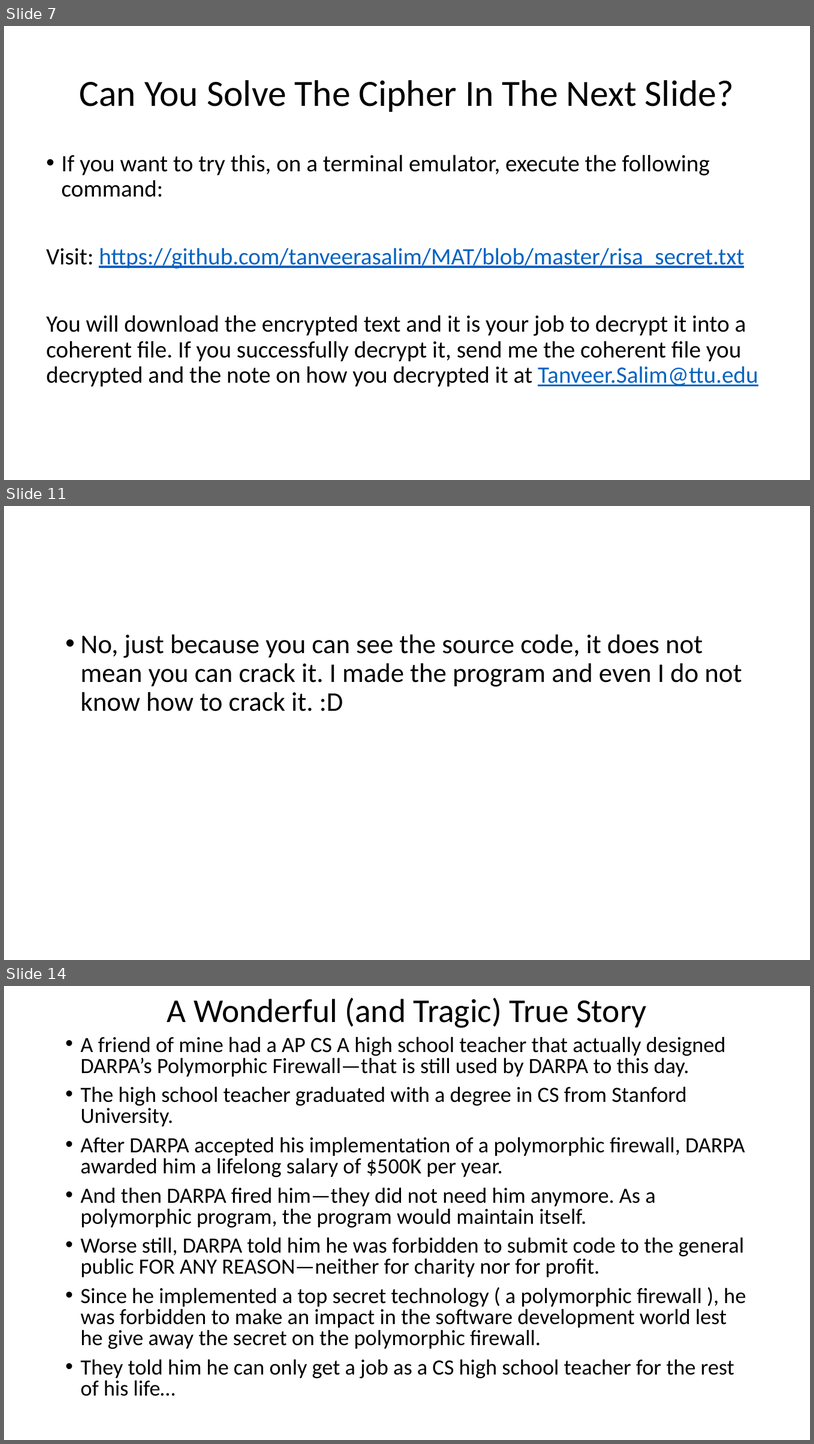
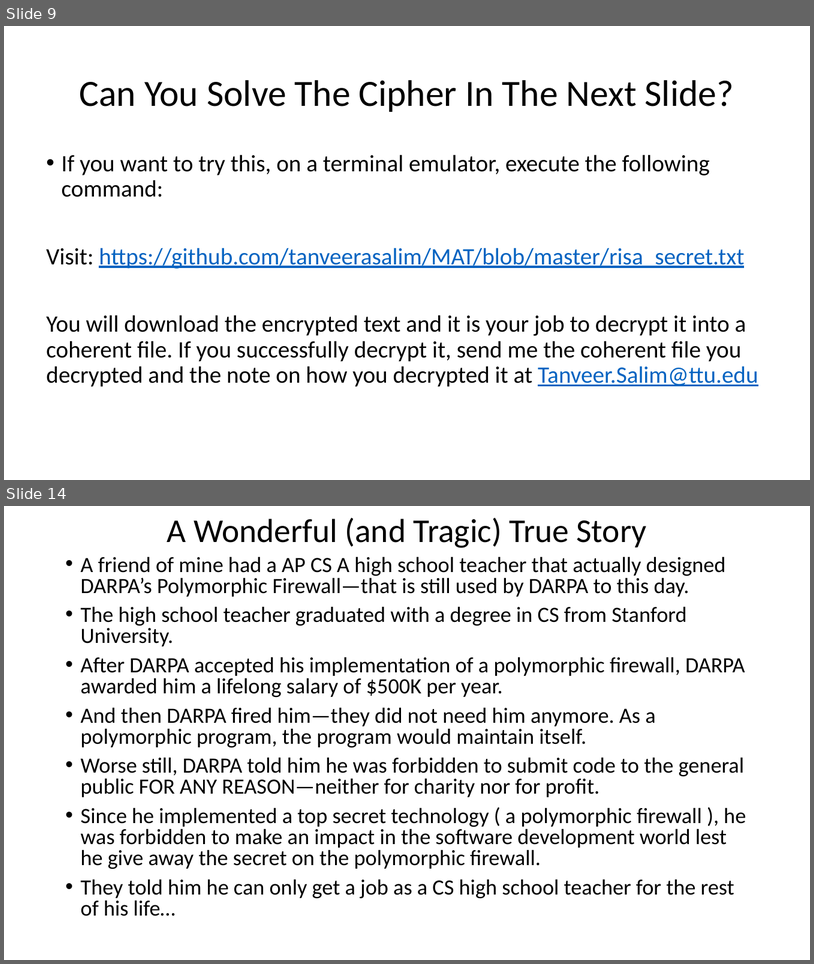
Before and after one commit to fosres/MAT, a slide deck: A_Guide_To_Malware_Analysis.pptx. Shown one above the other, each under a label of ours: slides 7, 11 and 14 before the commit, slides 9 and 14 after it; the slides between them are not shown. The pictures are 814x1444 and 814x964 pixels, drawn with LibreOffice and Linux fonts; fonts in the diff are those of the drawing. Boxes give left, top, right and bottom in pixels: in the first picture for what was removed or moved away, otherwise in the second. Text is boxed around its words. In the diff, an @@ line names an element or a change of style, - is before the commit and + after.

```diff
--- a/A_Guide_To_Malware_Analysis.pptx
+++ b/A_Guide_To_Malware_Analysis.pptx
@@ slide 11 removed at (4,506,810,960), background #FFFFFF @@
@@ text removed at (81,634,742,711) @@
-• No, just because you can see the source code, it does not mean you can crack it. I made the program and even I do not know how to crack it. :D
@@ what was slide 7 is now slide 9 @@
```
Also in this commit, not shown: 4 slides changed, 4 slides added, 2 other slides removed, 8 other files.
